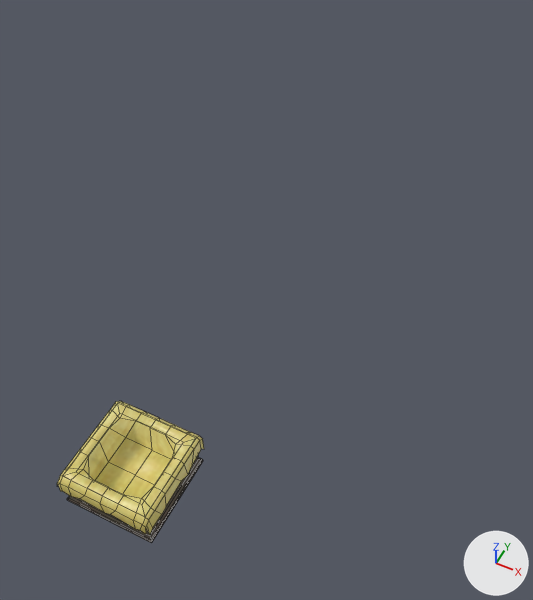
The Blender file non_game/models/egg_basket.blend: old version first, new version second.
The view is the same before and after, from a camera (50 mm lens) standing at (12.1, -11.5, 29.5) and looking at (-0.4, 13.6, -2.0). Every picture has the same lights, and +X, +Y and +Z are marked at lower right. Mesh edges are drawn as thin lines.
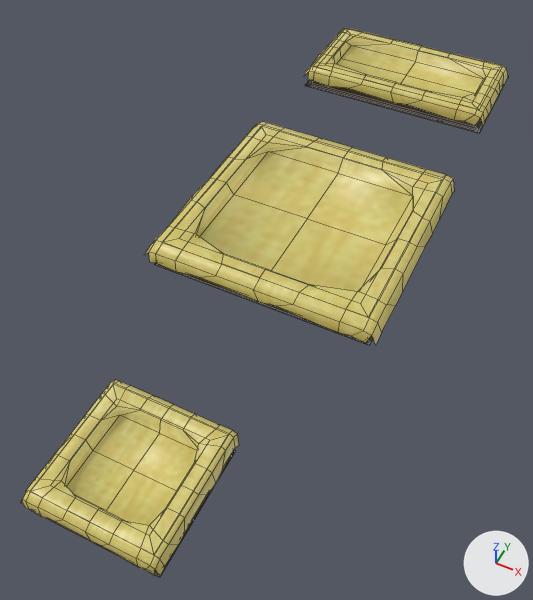
Changed parts and their boxes (x1, y1, x2, y2) in the pictures (533 x 600 px):
'Plane.001', added (yellow)
    after: (145, 122, 454, 344)
'Plane', reshaped, moved (48% wider, 47% taller)
    before: (57, 401, 204, 535)
    after: (21, 380, 239, 577)
'Plane.002', added (yellow)
    after: (304, 28, 508, 126)
'Cube', reshaped
    before: (67, 456, 203, 543)
    after: (51, 450, 235, 577)
'Cube.002', added
    after: (305, 81, 504, 133)
'Cube.001', added
    after: (155, 210, 413, 345)

What changed in the scene script:
```text
Change me_cube:
    used by ob_cube; location = (0.0, 0.0, 0.0)
    remove me_cube.from_pydata(...)  # 32 vertices, 30 faces; spans x -2.13..2.13, y -2.13..2.13, z 0.0..2.0
    add me_cube.from_pydata(...)  # 32 vertices, 30 faces; spans x -3.2..3.2, y -3.2..3.2, z 0.0..1.55
    me_cube part 1: 32 of 32 vertices moved; they spanned x -2.13..2.13, y -2.13..2.13, z 0.0..2.0 and now span x -3.2..3.2, y -3.2..3.2, z 0.0..1.55; mean shift (0.0, 0.0, -0.11); largest move (-2.13, 2.13, 0.01) -> (-3.2, 3.2, 0.01)
Change me_plane:
    used by ob_plane; location = (0.0, 0.0, 2.06)
    remove me_plane.from_pydata(...)  # 117 vertices, 96 faces; spans x -2.25..2.27, y -2.27..2.34, z -1.63..0.0
    add me_plane.from_pydata(...)  # 117 vertices, 96 faces; spans x -3.38..3.41, y -3.4..3.5, z -0.99..0.0
    me_plane part 2: 117 of 117 vertices moved; they spanned x -2.25..2.27, y -2.27..2.34, z -1.63..0.0 and now span x -3.38..3.41, y -3.4..3.5, z -0.99..0.0; mean shift (0.0, 0.0, 0.07); largest move (2.27, -2.25, -0.94) -> (3.41, -3.38, -0.94)
Add me_plane_002:
    me_plane_002.from_pydata(...)  # 117 vertices, 96 faces; spans x -6.5..6.53, y -3.4..3.5, z -0.99..0.0
    me_plane_002.polygons.foreach_set('use_smooth', [True] * 96)
    me_plane_002.materials.append(mat_material)  # picture img_general_palette_png
Add me_cube_002:
    me_cube_002.from_pydata(...)  # 32 vertices, 30 faces; spans x -6.4..6.4, y -3.2..3.2, z 0.0..1.55
    me_cube_002.polygons.foreach_set('use_smooth', [True] * 30)
    me_cube_002.materials.append(mat_material)  # picture img_general_palette_png
Add me_plane_001:
    me_plane_001.from_pydata(...)  # 117 vertices, 96 faces; spans x -6.77..6.81, y -6.81..7.0, z -0.99..0.0
    me_plane_001.polygons.foreach_set('use_smooth', [True] * 96)
    me_plane_001.materials.append(mat_material)  # picture img_general_palette_png
Add me_cube_001:
    me_cube_001.from_pydata(...)  # 32 vertices, 30 faces; spans x -6.4..6.4, y -6.4..6.4, z 0.0..1.55
    me_cube_001.polygons.foreach_set('use_smooth', [True] * 30)
    me_cube_001.materials.append(mat_material)  # picture img_general_palette_png
Change ob_plane:
    ob_plane.location: (0.0, 0.0, 2.06) -> (0.0, 0.0, 1.61)
Add ob_plane_002:
    ob_plane_002 = bpy.data.objects.new('Plane.002', me_plane_002)
    ob_plane_002.location = (0.0, 35.0, 1.61)
Add ob_cube_002:
    ob_cube_002 = bpy.data.objects.new('Cube.002', me_cube_002)
    ob_cube_002.location = (0.0, 35.0, 0.0)
Add ob_plane_001:
    ob_plane_001 = bpy.data.objects.new('Plane.001', me_plane_001)
    ob_plane_001.location = (0.0, 18.0, 1.61)
Add ob_cube_001:
    ob_cube_001 = bpy.data.objects.new('Cube.001', me_cube_001)
    ob_cube_001.location = (0.0, 18.0, 0.0)
```
